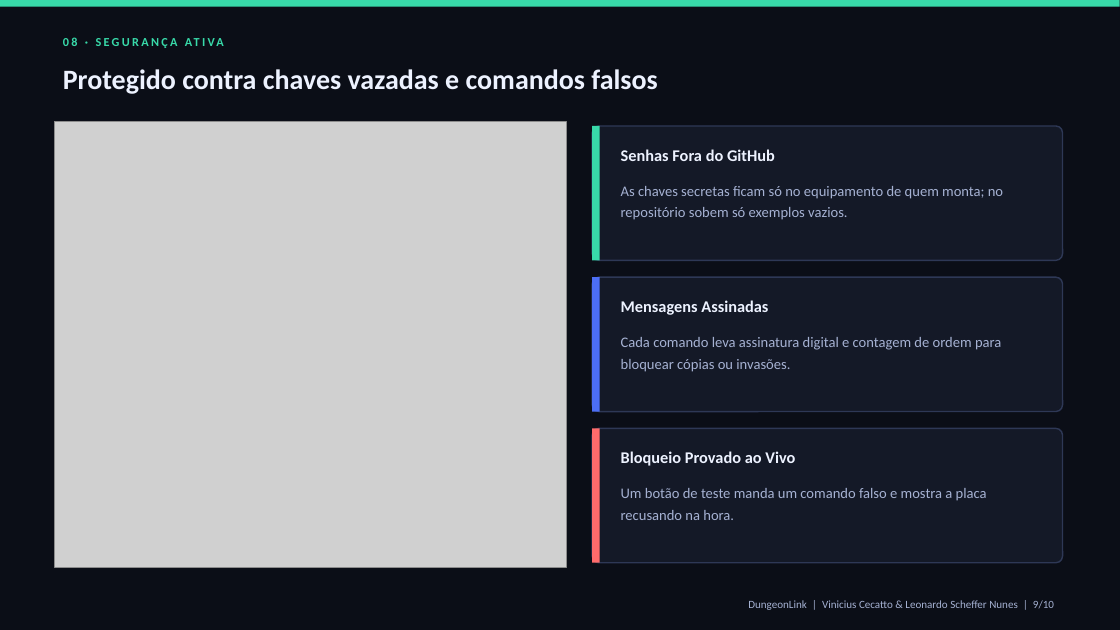
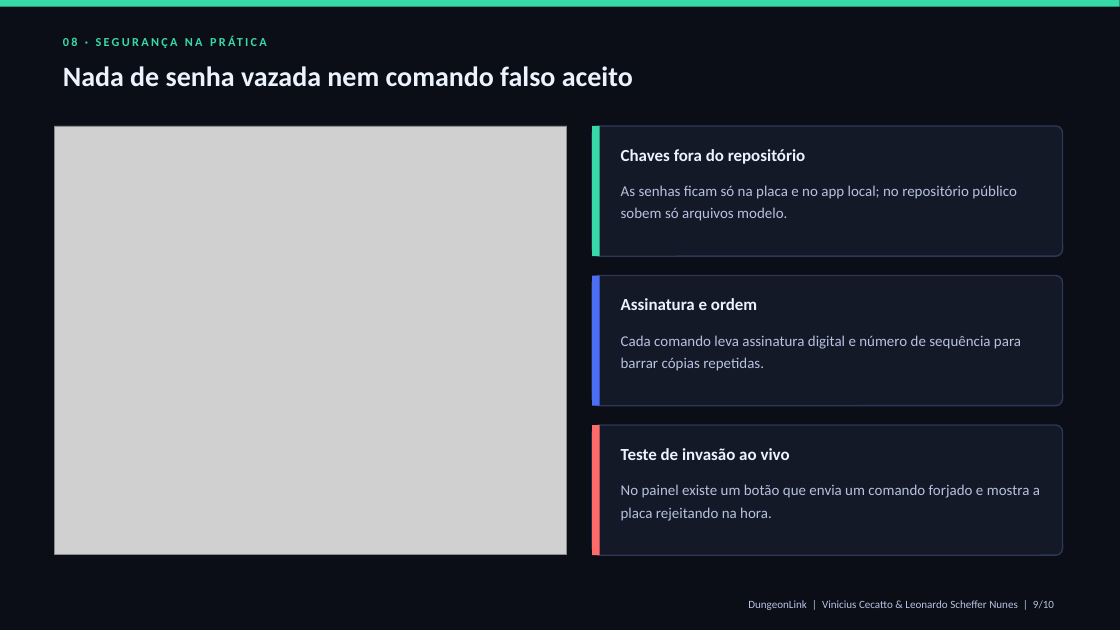
Before and after one commit to viniciusCecat/DungeonLink, a slide deck: slide 9 of docs/slides/pitch-dungeonlink.pptx. Drawn at 1120x630 pixels with LibreOffice and Linux fonts; fonts in the diff are those of the drawing; grey boxes stand for pictures. Boxes give left, top, right and bottom in pixels: in the first picture for what was removed or moved away, otherwise in the second. Text is boxed around its words. In the diff, an @@ line names an element or a change of style, - is before the commit and + after.

Commit message:
docs: rewrite pitch in natural direct tone with real bench photos, multiplayer CO-OP/X1 and remove external breadboard button

```diff
--- a/docs/slides/pitch-dungeonlink.pptx
+++ b/docs/slides/pitch-dungeonlink.pptx
@@ text at (55,29,811,54): text changed @@
-08 · SEGURANÇA ATIVA
+08 · SEGURANÇA NA PRÁTICA
@@ text at (63,66,633,87): text changed @@
-Protegido contra chaves vazadas e comandos falsos
+Nada de senha vazada nem comando falso aceito
@@ picture: place and size @@
-picture at (55,122,567,567)
+picture at (55,126,567,555)
@@ rounded rectangle: place and size @@
-rounded rectangle at (592,126,1063,260)
+rounded rectangle at (592,126,1063,256)
@@ rectangle: place and size @@
-rectangle at (592,126,600,260)
+rectangle at (592,126,600,256)
@@ text at (621,149,805,164): text changed; size 14 to 14.5 pt @@
-Senhas Fora do GitHub
+Chaves fora do repositório
@@ text at (621,185,1017,221): text changed; size 12.5 to 12.8 pt; text colour #A5B1D2 to #B7C2E0 @@
-As chaves secretas ficam só no equipamento de quem monta; no repositório sobem só exemplos vazios.
+As senhas ficam só na placa e no app local; no repositório público sobem só arquivos modelo.
@@ rounded rectangle: place and size @@
-rounded rectangle at (592,277,1063,412)
+rounded rectangle at (592,276,1063,406)
@@ rectangle: place and size @@
-rectangle at (592,277,600,412)
+rectangle at (592,276,600,406)
@@ text at (621,298,757,310): text changed; size 14 to 14.5 pt @@
-Mensagens Assinadas
+Assinatura e ordem
@@ text at (621,335,1021,371): text changed; size 12.5 to 12.8 pt; text colour #A5B1D2 to #B7C2E0 @@
-Cada comando leva assinatura digital e contagem de ordem para bloquear cópias ou invasões.
+Cada comando leva assinatura digital e número de sequência para barrar cópias repetidas.
@@ proportions changed in 3 elements at (592,126,1063,256), (592,276,1063,406), (592,425,1063,555) @@
@@ rounded rectangle: place and size @@
-rounded rectangle at (592,429,1063,563)
+rounded rectangle at (592,425,1063,555)
@@ rectangle: place and size @@
-rectangle at (592,429,600,563)
+rectangle at (592,425,600,555)
@@ text at (621,448,790,460): text changed; size 14 to 14.5 pt @@
-Bloqueio Provado ao Vivo
+Teste de invasão ao vivo
@@ text at (621,484,1040,521): text changed; size 12.5 to 12.8 pt; text colour #A5B1D2 to #B7C2E0 @@
-Um botão de teste manda um comando falso e mostra a placa recusando na hora.
+No painel existe um botão que envia um comando forjado e mostra a placa rejeitando na hora.
@@ text "DungeonLink | Vinicius Cecatto & ..." at (748,600,1054,610): text colour #A5B1D2 to #B7C2E0 @@
```
Also in this commit, not shown: 6 other slides changed, 3 slides added, 3 slides removed, 4 other files.
